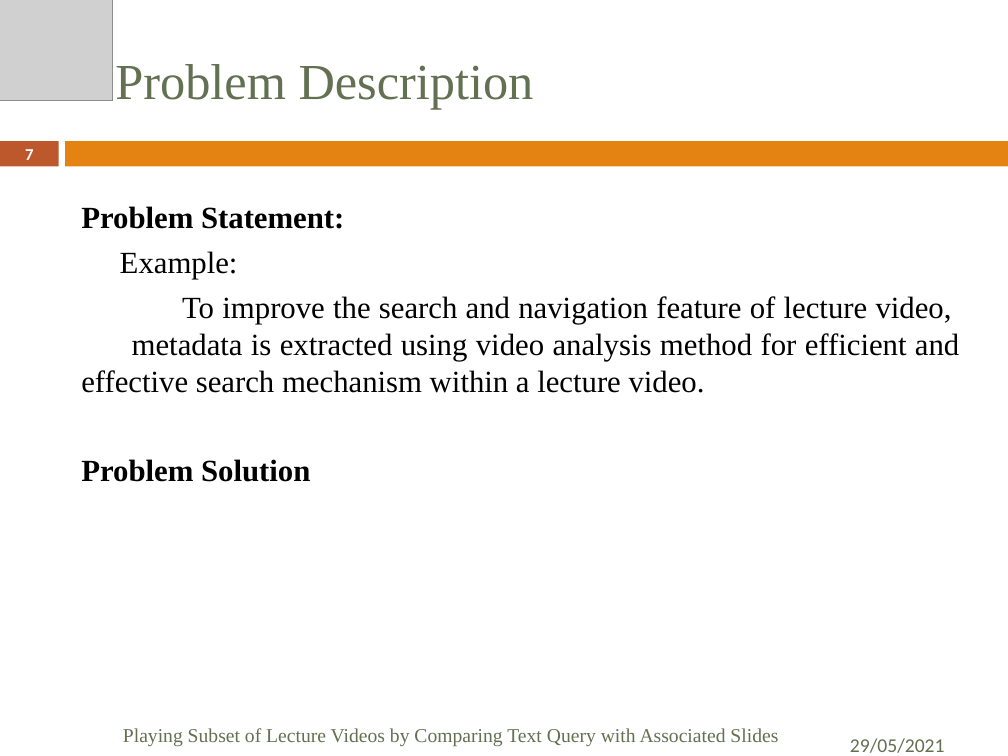
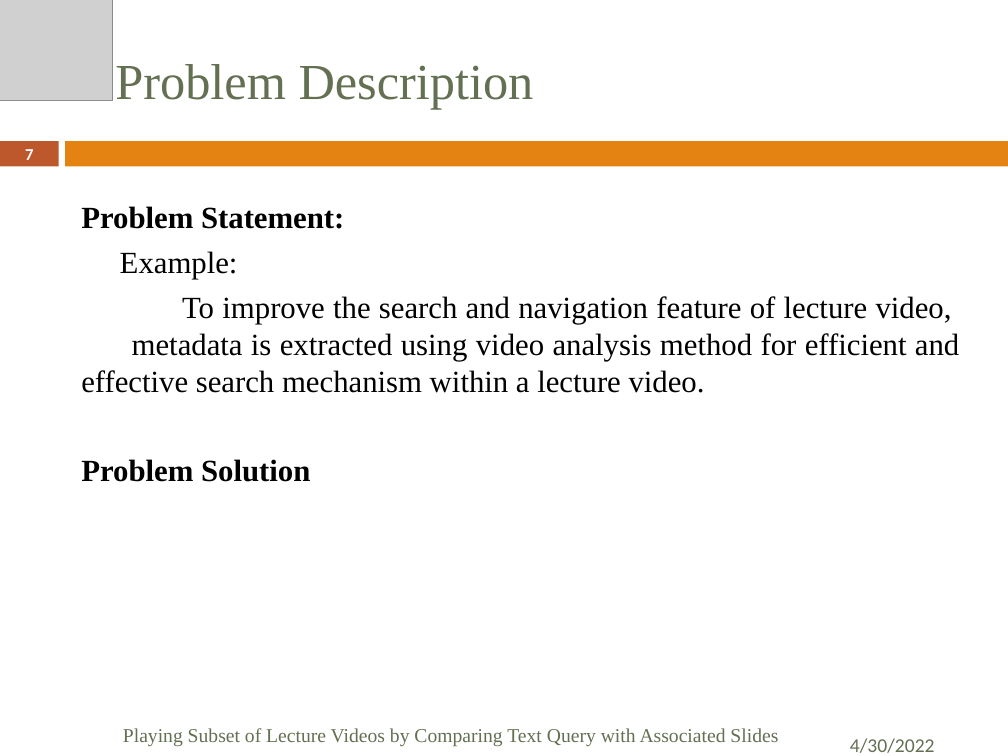
Before and after one commit to Suraj1089/Tree_Plantation, a slide deck: slide 7 of PBL Presentation Format.pptx. Drawn at 1008x756 pixels with LibreOffice and Linux fonts; fonts in the diff are those of the drawing; grey boxes stand for pictures. Boxes give left, top, right and bottom in pixels: in the first picture for what was removed or moved away, otherwise in the second. Text is boxed around its words. In the diff, an @@ line names an element or a change of style, - is before the commit and + after.

```diff
--- a/PBL Presentation Format.pptx
+++ b/PBL Presentation Format.pptx
@@ text at [850, 738, 935, 753]: text changed @@
-29/05/2021
+4/30/2022
```
Also in this commit, not shown: 12 other slides changed.
